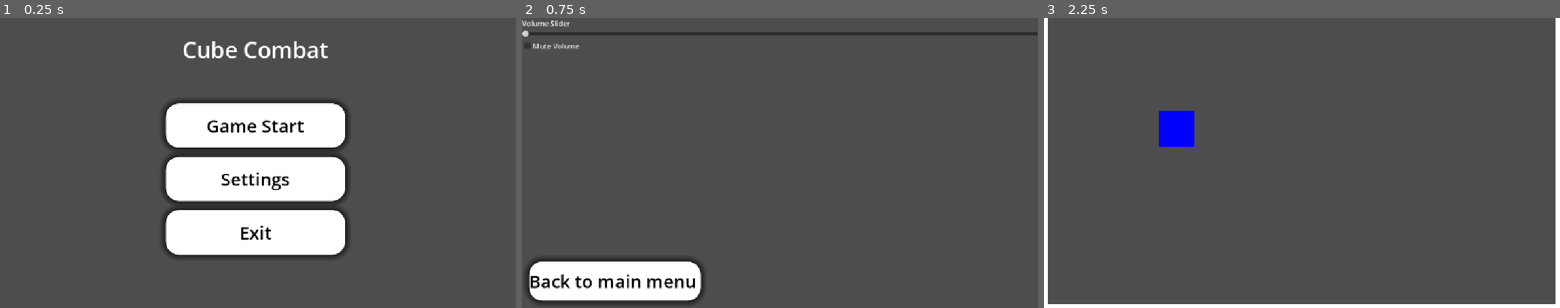
Above: before the commit, frames 1-3 (left to right).
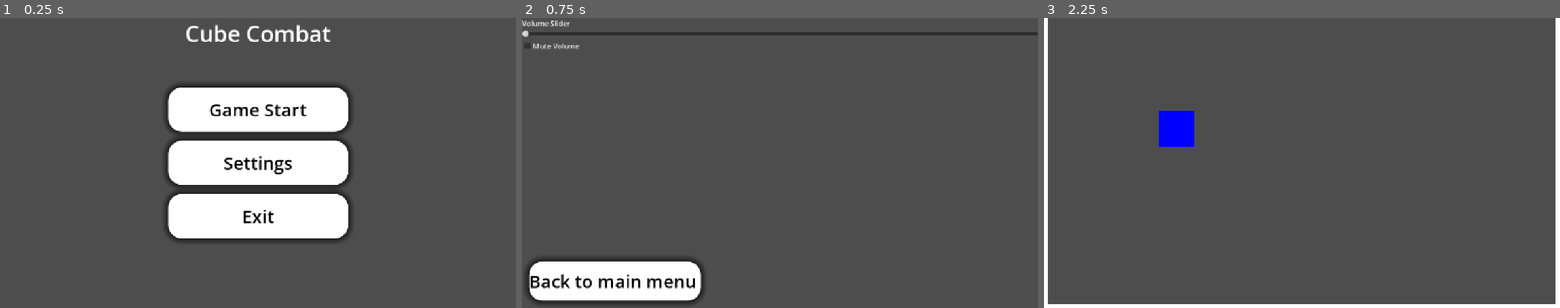
Above: after the commit, the same moments.

Repository: fkm-X3/Games-lib
Game: Godot game, scene res://main_menu.tscn
The game is run twice, just before and just after one commit, with the same random seed, the same clock (stepped at 60 frames per second) and the same inputs.
Inputs:
- Up to frame 1 (0.25 s): no input
- Up to frame 2 (0.75 s): click "Settings" at 0.5 s
- Up to frame 3 (2.25 s): click "Back to main menu" at 1.25 s; click "Game Start" at 2 s

The runs differ from the first frame. In frame 1, 13% of the frame differs, in the area x 31-68%, y 2-83%; in frame 2, nothing differs; in frame 3, nothing differs.

Commit message:
Cube select menu

Diff:
--- a/Cube-Combat/Scene/Game/main_menu.gd
+++ b/Cube-Combat/game/main_menu.gd
@@ -12,11 +12,11 @@
 
 
 func _on_game_start_pressed() -> void:
-	get_tree().change_scene_to_file("res://Scene/Game/main.tscn")
+	get_tree().change_scene_to_file("res://game/main.tscn")
 
 
 func _on_settings_pressed() -> void:
-	get_tree().change_scene_to_file("res://Scene/Menu's/settings.tscn")
+	get_tree().change_scene_to_file("res://menu's/settings.tscn")
 
 
 func _on_exit_pressed() -> void:
--- a/Cube-Combat/main_menu.tscn
+++ b/Cube-Combat/main_menu.tscn
@@ -1,6 +1,6 @@
 [gd_scene format=3 uid="uid://crev2inf1u6xe"]
 
-[ext_resource type="Script" uid="uid://dn12u7ocbrg15" path="res://scene/game/main_menu.gd" id="1_06t4h"]
+[ext_resource type="Script" uid="uid://dn12u7ocbrg15" path="res://game/main_menu.gd" id="1_06t4h"]
 
 [sub_resource type="StyleBoxFlat" id="StyleBoxFlat_rhts7"]
 bg_color = Color(1, 1, 1, 1)
@@ -31,10 +31,6 @@
 anchors_preset = 15
 anchor_right = 1.0
 anchor_bottom = 1.0
-offset_left = -6.0
-offset_top = 36.0
-offset_right = -6.0
-offset_bottom = 36.0
 grow_horizontal = 2
 grow_vertical = 2
 script = ExtResource("1_06t4h")
--- /dev/null
+++ b/Cube-Combat/menu's/cube select.tscn
@@ -0,0 +1,96 @@
+[gd_scene format=3 uid="uid://b1bdk7bvnvhdv"]
+
+[ext_resource type="Script" uid="uid://cgp1vftdcqpy3" path="res://menu's/cube_select.gd" id="1_hvuif"]
+
+[node name="CubeSelect" type="Control" unique_id=1853102831]
+layout_mode = 3
+anchors_preset = 15
+anchor_right = 1.0
+anchor_bottom = 1.0
+grow_horizontal = 2
+grow_vertical = 2
+
+[node name="Label" type="Label" parent="." unique_id=1565195370]
+layout_mode = 0
+offset_top = -16.0
+offset_right = 1152.0
+offset_bottom = 67.0
+theme_override_font_sizes/font_size = 60
+text = "Choose your cube"
+horizontal_alignment = 1
+
+[node name="Sword Master" type="Button" parent="." unique_id=962121837]
+layout_mode = 0
+offset_left = 32.0
+offset_top = 64.0
+offset_right = 160.0
+offset_bottom = 192.0
+
+[node name="ColorRect" type="ColorRect" parent="Sword Master" unique_id=1421969519]
+layout_mode = 0
+offset_left = 16.0
+offset_top = 16.0
+offset_right = 112.0
+offset_bottom = 112.0
+mouse_filter = 2
+color = Color(0, 0, 1, 1)
+
+[node name="2" type="Button" parent="." unique_id=536267878]
+layout_mode = 0
+offset_left = 224.0
+offset_top = 64.0
+offset_right = 352.0
+offset_bottom = 192.0
+text = "Placeholder"
+
+[node name="3" type="Button" parent="." unique_id=2046581462]
+layout_mode = 0
+offset_left = 416.0
+offset_top = 64.0
+offset_right = 544.0
+offset_bottom = 192.0
+text = "Placeholder"
+
+[node name="4" type="Button" parent="." unique_id=394984082]
+layout_mode = 0
+offset_left = 608.0
+offset_top = 64.0
+offset_right = 736.0
+offset_bottom = 192.0
+text = "Placeholder"
+
+[node name="5" type="Button" parent="." unique_id=2021269919]
+layout_mode = 0
+offset_left = 32.0
+offset_top = 224.0
+offset_right = 160.0
+offset_bottom = 352.0
+text = "Placeholder"
+
+[node name="6" type="Button" parent="." unique_id=600059421]
+layout_mode = 0
+offset_left = 224.0
+offset_top = 224.0
+offset_right = 352.0
+offset_bottom = 352.0
+text = "Placeholder"
+
+[node name="Stats" type="Node" parent="." unique_id=1702219602]
+script = ExtResource("1_hvuif")
+
+[node name="Lable" type="Label" parent="Stats" unique_id=789151313]
+offset_left = 768.0
+offset_top = 64.0
+offset_right = 1034.0
+offset_bottom = 100.0
+theme_override_font_sizes/font_size = 26
+text = "Stats of Chosen Cube"
+horizontal_alignment = 1
+
+[node name="ColorRect" type="ColorRect" parent="Stats" unique_id=1041428236]
+offset_left = 768.0
+offset_top = 128.0
+offset_right = 864.0
+offset_bottom = 224.0
+
+[connection signal="pressed" from="Sword Master" to="Stats" method="_on_sword_master_pressed"]
--- /dev/null
+++ b/Cube-Combat/menu's/cube_select.gd
@@ -0,0 +1,15 @@
+extends Node
+
+var cube_selected = 0
+
+@onready var lable: Label = $Lable
+@onready var color_rect: ColorRect = $ColorRect
+
+func _on_sword_master_pressed() -> void:
+	cube_selected = 1
+	color_rect.color = Color("#0000ff")
+	view_stats()
+
+func view_stats():
+	if cube_selected == 1:
+		print("Cube was selected")
--- a/Cube-Combat/Scene/Menu's/settings.tscn
+++ b/Cube-Combat/menu's/settings.tscn
@@ -1,6 +1,6 @@
 [gd_scene format=3 uid="uid://jryjdd1q7ae0"]
 
-[ext_resource type="Script" uid="uid://diitksuqg5ulb" path="res://scene/menu's/volume.gd" id="1_ovhlf"]
+[ext_resource type="Script" uid="uid://diitksuqg5ulb" path="res://menu's/volume.gd" id="1_ovhlf"]
 
 [sub_resource type="StyleBoxFlat" id="StyleBoxFlat_ovhlf"]
 bg_color = Color(1, 1, 1, 1)
Not shown, changed: Cube-Combat/cubes/Sword Master/1.txt
Renamed: Cube-Combat/Scene/Game/main.tscn -> Cube-Combat/game/main.tscn
Not shown, added: Cube-Combat/menu's/cube_select.gd.uid
Renamed: Cube-Combat/Scene/Menu's/volume.gd -> Cube-Combat/menu's/volume.gd
Renamed: Cube-Combat/Scene/Menu's/volume.gd.uid -> Cube-Combat/menu's/volume.gd.uid
